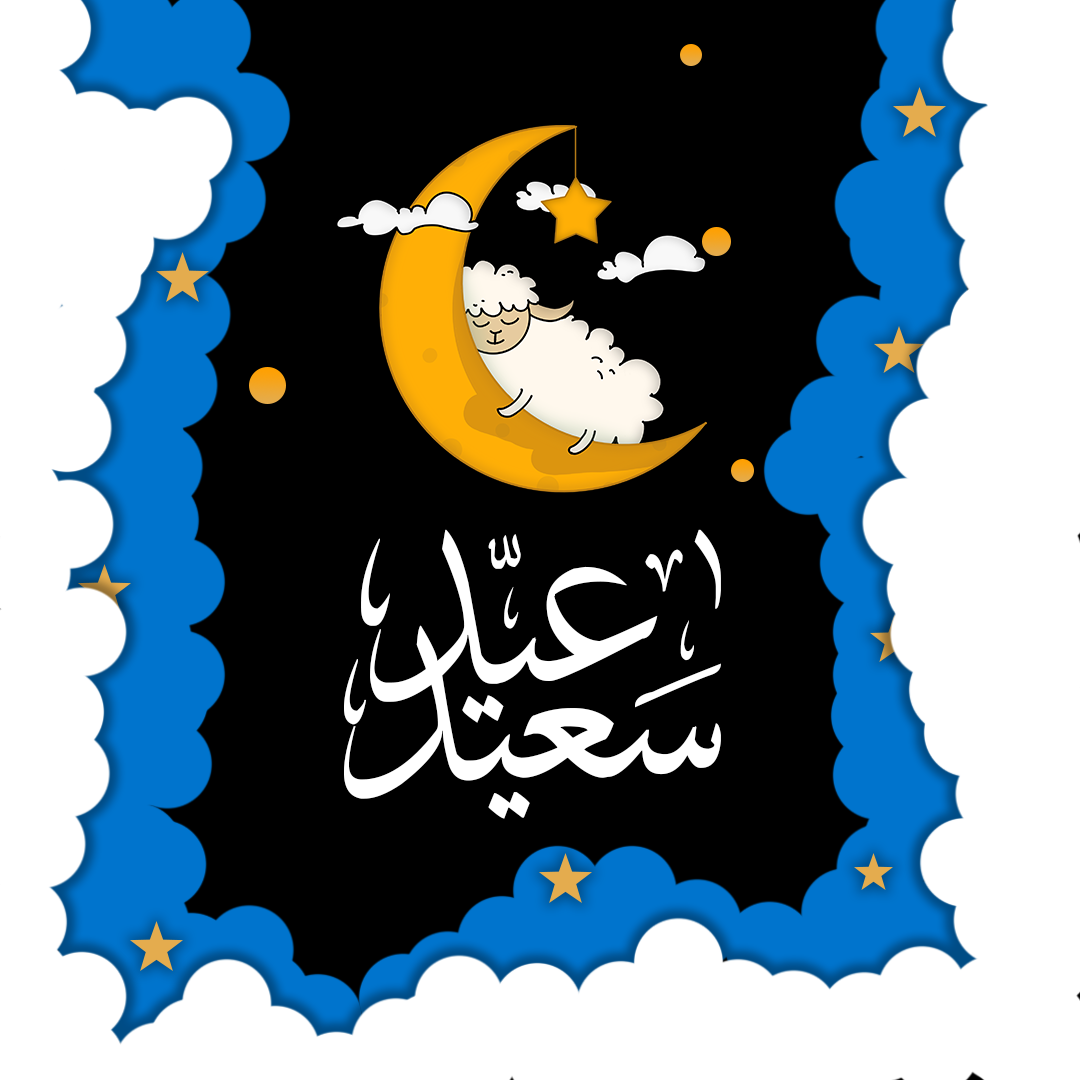
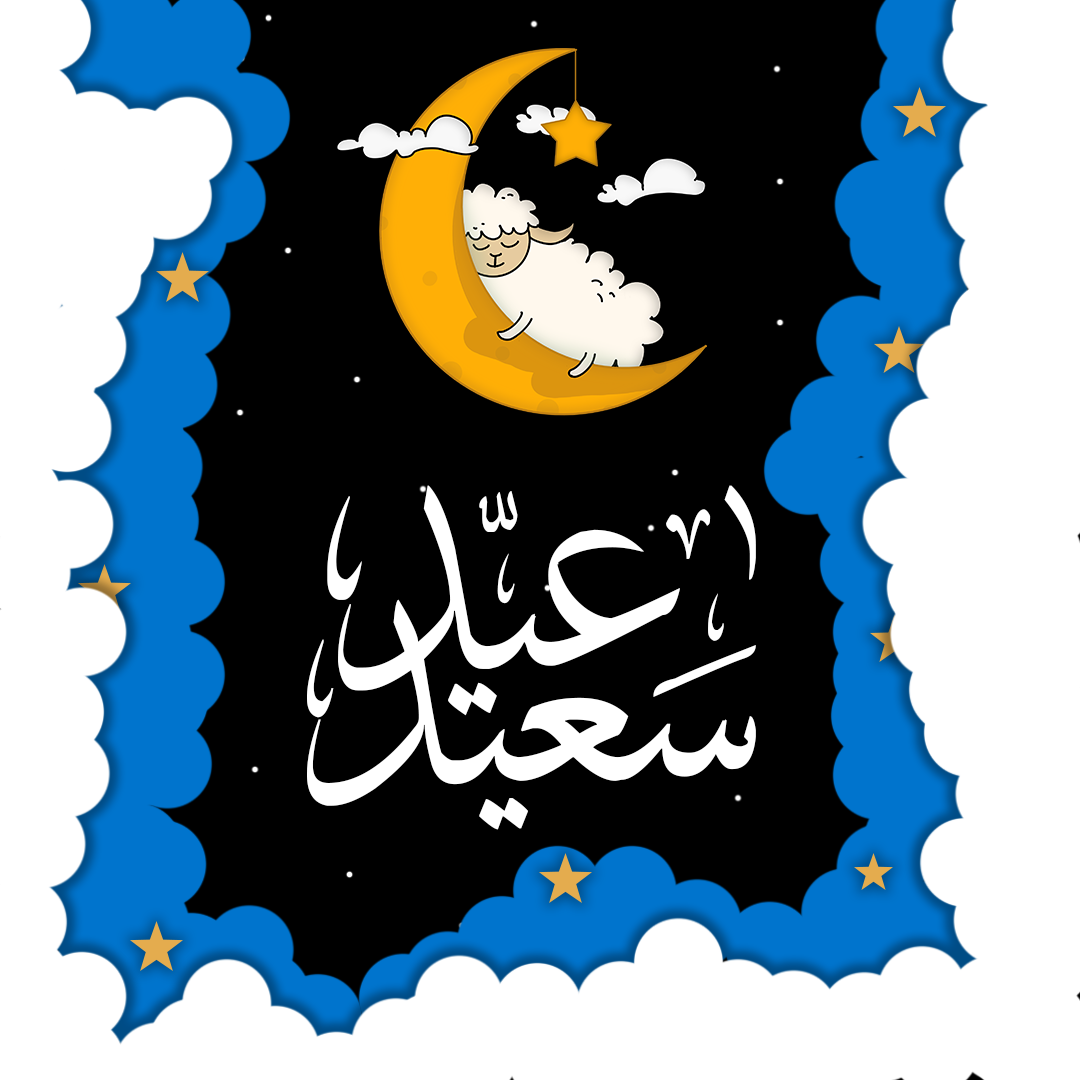
Before/after of a 1080×1080 layered artwork. What changed in the layer stack:
painted on "E" over <box>307,485,756,830</box>
painted on "—Pngtree—eid al adha sleeping sheep_5385501" over <box>337,48,707,493</box>
removed group "circles" (5 layers) over <box>249,44,754,482</box>
removed layer "Ellipse 2" (1st of 5, in "circles") from group "circles" over <box>702,227,731,256</box>
removed layer "Ellipse 2" (2nd of 5, in "circles") from group "circles" over <box>731,459,754,482</box>
removed layer "Ellipse 2" (3rd of 5, in "circles") from group "circles" over <box>249,367,286,404</box>
removed layer "Ellipse 2" (4th of 5, in "circles") from group "circles" over <box>680,44,702,66</box>
removed layer "Ellipse 2" (5th of 5, in "circles") from group "circles" over <box>504,296,533,325</box>
added layer "stars" (2nd of 2) above "Background" over <box>236,14,784,928</box>
